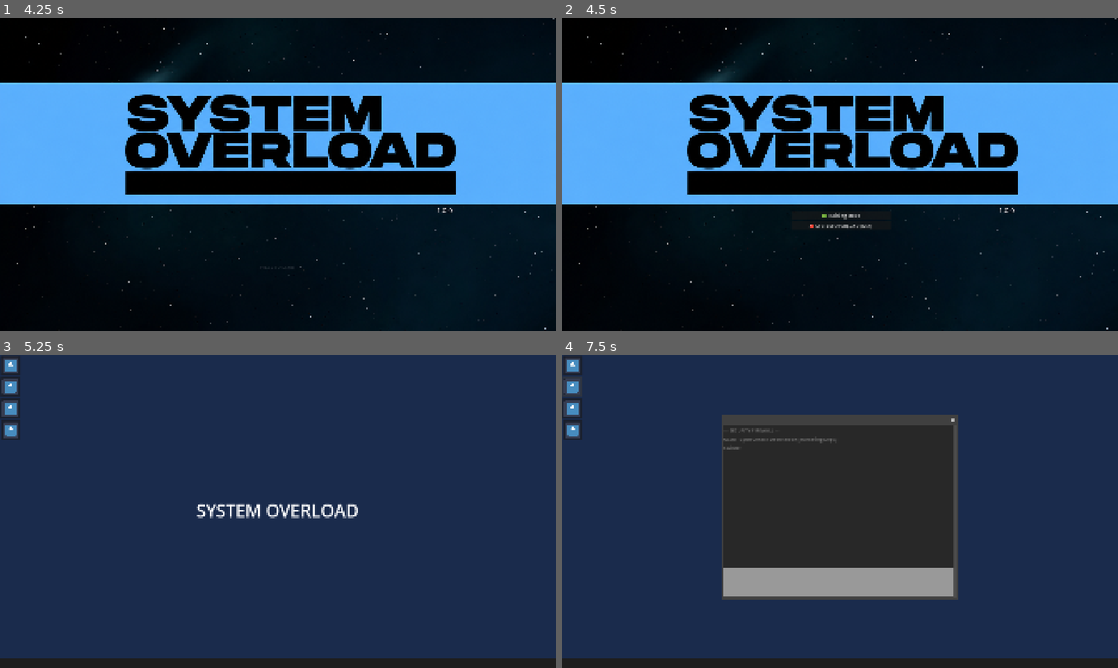
Above: before the commit, frames 1-4 (two rows, left to right).
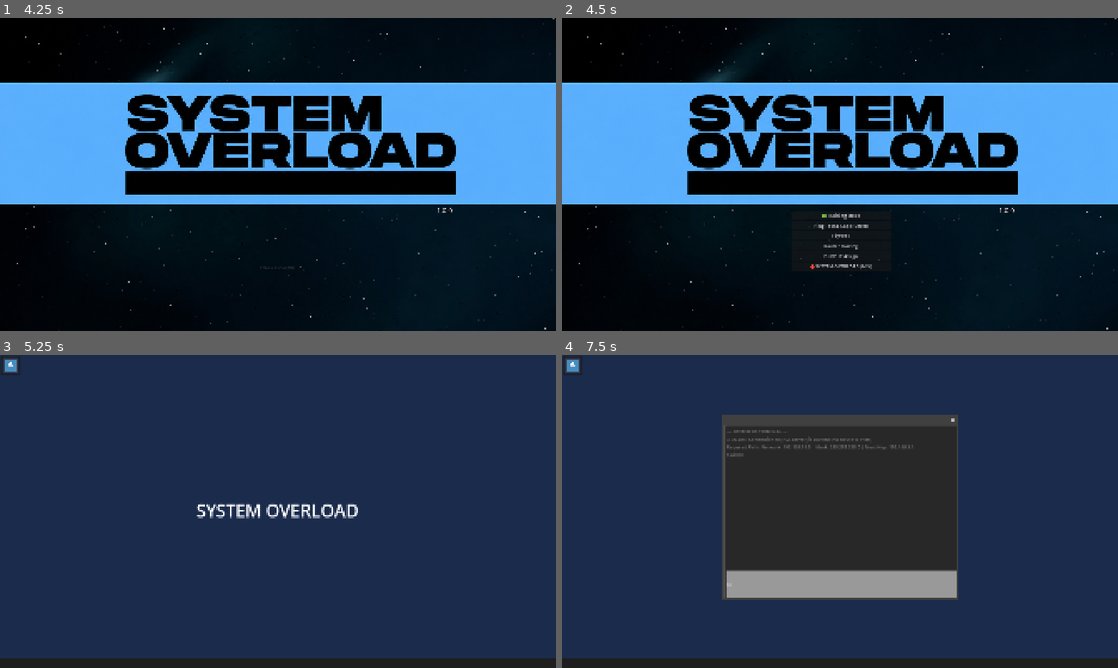
Above: after the commit, the same moments.

Repository: Bookza253/system_overload
Game: Godot game, scene res://start_screen.tscn
Two runs of this game, one before a commit and one after it. Both use one fixed random seed, a clock stepped at 60 frames per second and the inputs below. The engine's default icon, where the game draws it, is replaced by a stand-in: a white triangle on a blue panel in a dark square.
Inputs (mouse positions are in pixels of both pictures, inside the frame that each line leads up to):
- Up to frame 1 (4.25 s): move the mouse to (400, 158) at 0.52 s; move the mouse to (166, 190) at 1.27 s; move the mouse to (333, 105) at 2.02 s; move the mouse to (250, 237) at 2.77 s; move the mouse to (444, 221) at 3.52 s
- Up to frame 2 (4.5 s): click "PRESS TO START" at 4.25 s
- Up to frame 3 (5.25 s): click (278, 561) at 5 s, where only the run after the commit has a clickable "Ping Test & Cable Check"
- Up to frame 4 (7.5 s): click (573, 364) at 5.75 s; click (840, 583) at 6.52 s; type "12" at 6.6 s; click (573, 386) at 7.27 s

Frame 1 is identical in both runs. In frame 2, 0.4% of the frame differs, in the area x 42-58%, y 66-81%; in frame 3, 0.7%; in frame 4, 2.1%, in the area x 0-71%, y 7-78%.

Commit message:
แก้ไข ไอคอนทับกัน

Diff:
--- a/main_desktop.gd
+++ b/main_desktop.gd
@@ -6,28 +6,24 @@
 @onready var win_vlan = $Window_VLAN
 
 func _ready():
-	# 🔒 ซ่อนหน้าต่าง Popup ทั้งหมดก่อนแบบปลอดภัย
+	# 🔒 ซ่อนหน้าต่าง Popup ทั้งหมดก่อนแบบปลอดภัย (โค้ดเดิม)
 	if has_node("Window_TaskManager"): win_task_manager.hide()
 	if has_node("Window_Router"): win_router.hide()
 	if has_node("Window_Firewall"): win_firewall.hide()
 	if has_node("Window_VLAN"): win_vlan.hide()
 
-	# 🔒 🌟 แช่แข็งลูปเกมของทุกโมดูลไว้ก่อนตอนเริ่มเกม
-	if has_node("Window_TaskManager/TaskManager_Module"):
-		$Window_TaskManager/TaskManager_Module.set_process(false)
-	if has_node("Window_Firewall/Firewall_Module"):
-		$Window_Firewall/Firewall_Module.set_process(false)
-	if has_node("Window_Router/Router_Module"):
-		$Window_Router/Router_Module.set_process(false)
-	if has_node("Window_VLAN/PDPA_Module"):
-		$Window_VLAN/PDPA_Module.set_process(false)
+	# 🔒 แช่แข็งลูปเกมของทุกโมดูลไว้ก่อนตอนเริ่มเกม (โค้ดเดิม)
+	if has_node("Window_TaskManager/TaskManager_Module"): $Window_TaskManager/TaskManager_Module.set_process(false)
+	if has_node("Window_Firewall/Firewall_Module"): $Window_Firewall/Firewall_Module.set_process(false)
+	if has_node("Window_Router/Router_Module"): $Window_Router/Router_Module.set_process(false)
+	if has_node("Window_VLAN/PDPA_Module"): $Window_VLAN/PDPA_Module.set_process(false)
 
 	# 🔒 ซ่อนปุ่มไอคอนทั้งหมดบน Desktop ไว้ก่อนเพื่อรอเปิดตามโหมด
 	_hide_all_desktop_buttons()
 
 	# 🎮 ตรวจสอบเงื่อนไขโหมด
 	if Global.is_mix_mode:
-		_show_button("Button_TaskManager_M")
+		_show_button("Button_TaskManager_Mod") # 🎯 แก้เป็น _Mod
 		_show_button("Button_Firewall")
 		_show_button("Button_Router")
 		_show_button("Button_PDPA")
@@ -36,7 +32,7 @@
 			"network":
 				_show_button("Button_Firewall")
 			"task_manager":
-				_show_button("Button_TaskManager_M")
+				_show_button("Button_TaskManager_Mod") # 🎯 แก้เป็น _Mod
 			"router":
 				_show_button("Button_Router")
 			"vlan":
@@ -44,7 +40,7 @@
 
 # ฟังก์ชันช่วยซ่อนปุ่มแบบปลอดภัย
 func _hide_all_desktop_buttons():
-	if has_node("Button_TaskManager_M"): $Button_TaskManager_M.hide()
+	if has_node("Button_TaskManager_Mod"): $Button_TaskManager_Mod.hide() # 🎯 แก้เป็น _Mod
 	if has_node("Button_Firewall"): $Button_Firewall.hide()
 	if has_node("Button_Router"): $Button_Router.hide()
 	if has_node("Button_PDPA"): $Button_PDPA.hide()
--- a/main_desktop.tscn
+++ b/main_desktop.tscn
@@ -15,8 +15,8 @@
 grow_horizontal = 2
 grow_vertical = 2
 script = ExtResource("1_xr4pk")
-metadata/_edit_horizontal_guides_ = [541.0]
-metadata/_edit_vertical_guides_ = [961.0]
+metadata/_edit_horizontal_guides_ = [-23.0]
+metadata/_edit_vertical_guides_ = [-118.0]
 
 [node name="ColorRect" type="ColorRect" parent="." unique_id=1718778005]
 layout_mode = 0
@@ -43,6 +43,7 @@
 vertical_alignment = 1
 
 [node name="Button_TaskManager_Mod" type="Button" parent="." unique_id=802173448]
+visible = false
 layout_mode = 0
 offset_left = 3.0
 offset_top = 3.0
@@ -52,6 +53,7 @@
 expand_icon = true
 
 [node name="Button_Firewall" type="Button" parent="." unique_id=1017060860]
+visible = false
 layout_mode = 0
 offset_left = 2.0
 offset_top = 76.0
@@ -61,6 +63,7 @@
 expand_icon = true
 
 [node name="Button_Router" type="Button" parent="." unique_id=875990078]
+visible = false
 layout_mode = 0
 offset_left = 2.0
 offset_top = 151.0
@@ -70,6 +73,7 @@
 expand_icon = true
 
 [node name="Button_PDPA" type="Button" parent="." unique_id=307648688]
+visible = false
 layout_mode = 0
 offset_left = 5.0
 offset_top = 225.0
--- a/mode_selection.tscn
+++ b/mode_selection.tscn
@@ -32,16 +32,15 @@
 text = "🟢 Training Mode"
 
 [node name="TrainingSubMenu" type="VBoxContainer" parent="VBoxContainer" unique_id=229880440]
-visible = false
 layout_mode = 2
+
+[node name="SystemButton" type="Button" parent="VBoxContainer/TrainingSubMenu" unique_id=459025182]
+layout_mode = 2
+text = "Ping Test & Cable Check"
 
 [node name="NetworkButton" type="Button" parent="VBoxContainer/TrainingSubMenu" unique_id=872585088]
 layout_mode = 2
 text = "Firewall"
-
-[node name="SystemButton" type="Button" parent="VBoxContainer/TrainingSubMenu" unique_id=459025182]
-layout_mode = 2
-text = "Ping Test & Cable Check"
 
 [node name="Button_Router_Topic" type="Button" parent="VBoxContainer/TrainingSubMenu" unique_id=287480755]
 layout_mode = 2
